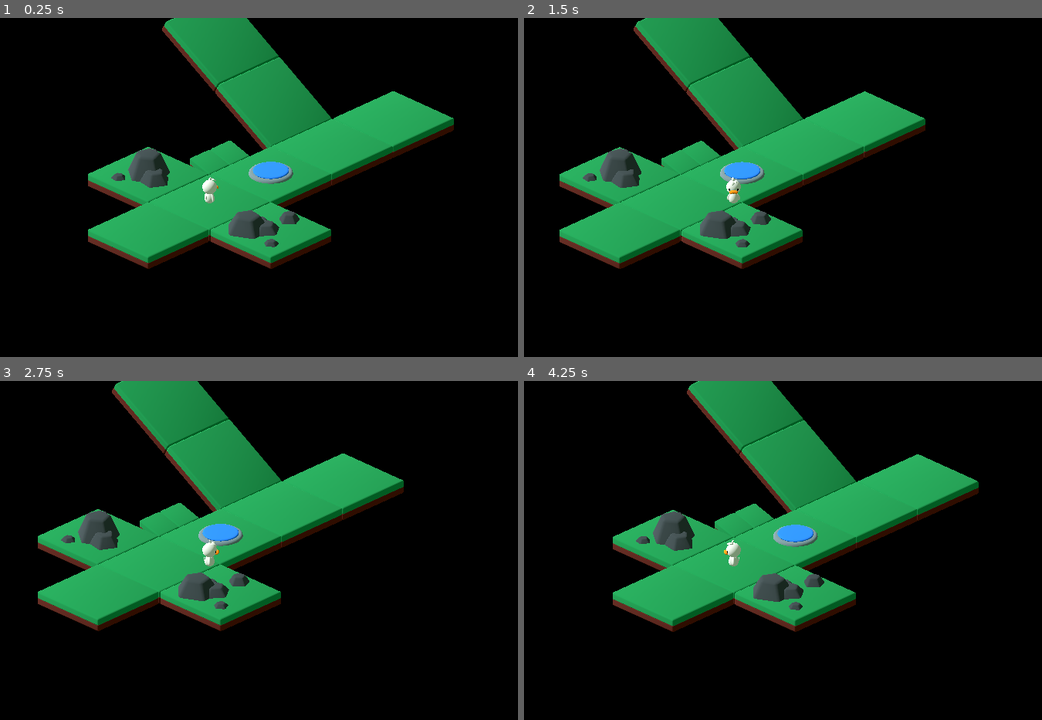
Above: before the commit, frames 1-4 (two rows, left to right).
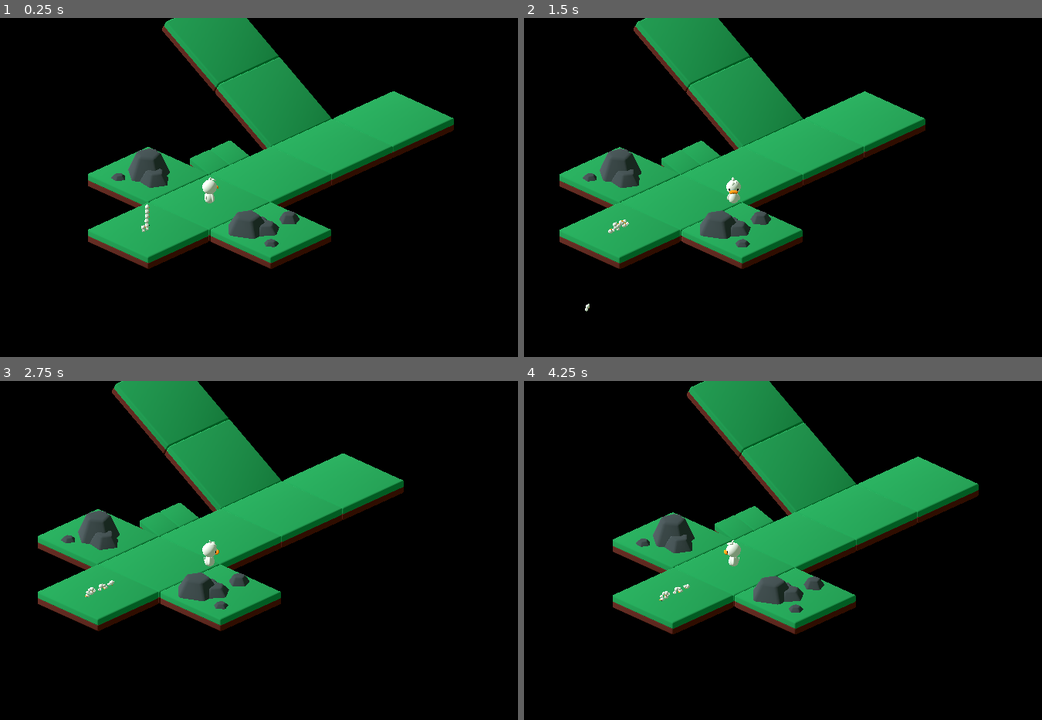
Above: after the commit, the same moments.

Repository: felipefcm/block-puzzle
Game: Godot game, scene res://levels/level_base.tscn
Same seed, same stepped clock (60 frames per second), same inputs: the game is played once before the commit and once after it.
Inputs:
- Up to frame 1 (0.25 s): no input
- Up to frame 2 (1.5 s): tap Enter at 0.5 s; hold Right (ui_right) 0.53-1.28 s; hold Down (ui_down) from 1.28 s (still down)
- Up to frame 3 (2.75 s): release Down (ui_down) at 2.03 s; hold Right (ui_right) from 2.03 s (still down)
- Up to frame 4 (4.25 s): release Right (ui_right) at 2.78 s; hold Up (ui_up) 2.78-3.53 s; hold Left (ui_left) from 3.53 s (still down); tap R (restart_level) at 4.15 s

The runs differ from the first frame. In frame 1, 0.5% of the frame differs, in the area x 18-87%, y 5-70%; in frame 2, 0.5%; in frame 3, 0.5%; in frame 4, 4.5%, in the area x 17-88%, y 0-75%.

Commit message:
added ducklings

Diff:
--- a/blocks/button.tscn
+++ b/blocks/button.tscn
@@ -5,15 +5,15 @@
 [sub_resource type="PhysicsMaterial" id="PhysicsMaterial_k4oqd"]
 
 [sub_resource type="CylinderShape3D" id="CylinderShape3D_ctxgp"]
-height = 0.0446637
-radius = 1.54016
+height = 0.314214
+radius = 1.33642
 
 [node name="Button" type="StaticBody3D"]
 transform = Transform3D(1, 0, 0, 0, 1, 0, 0, 0, 1, 0, 1, 0)
 physics_material_override = SubResource("PhysicsMaterial_k4oqd")
 
 [node name="CollisionShape3D" type="CollisionShape3D" parent="."]
-transform = Transform3D(1, 0, 0, 0, 1, 0, 0, 0, 1, 0, 0.0278237, 0)
+transform = Transform3D(1, 0, 0, 0, 1, 0, 0, 0, 1, 0, 0.174726, 0)
 shape = SubResource("CylinderShape3D_ctxgp")
 
 [node name="Mesh" type="MeshInstance3D" parent="."]
--- a/entities/duck.tscn
+++ b/entities/duck.tscn
@@ -14,11 +14,9 @@
 
 [node name="Duck" type="CharacterBody3D"]
 transform = Transform3D(1, 0, 0, 0, 1, 0, 0, 0, 1, 0, 1, 0)
-collision_layer = 3
 floor_max_angle = 1.0472
 floor_snap_length = 0.5
 script = ExtResource("1_xourh")
-metadata/_edit_group_ = true
 
 [node name="CollisionShape3D" type="CollisionShape3D" parent="."]
 transform = Transform3D(1, 0, 0, 0, 1, 0, 0, 0, 1, 0, 0.814065, 0)
--- /dev/null
+++ b/entities/duckling.tscn
@@ -0,0 +1,30 @@
+[gd_scene load_steps=5 format=3 uid="uid://bghpylwb5i3o5"]
+
+[ext_resource type="Script" path="res://scripts/duckling.gd" id="1_kgklh"]
+[ext_resource type="ArrayMesh" uid="uid://bg1jsc747s6ul" path="res://assets/kaykit-minigame/characer_duck.obj" id="2_nk07k"]
+[ext_resource type="ArrayMesh" uid="uid://bmd6f4lq8y1q4" path="res://assets/kaykit-minigame/characer_duckHead.obj" id="3_qgc8p"]
+
+[sub_resource type="SphereShape3D" id="SphereShape3D_203pw"]
+radius = 0.184
+
+[node name="Duckling" type="RigidBody3D"]
+mass = 0.12
+max_contacts_reported = 5
+contact_monitor = true
+script = ExtResource("1_kgklh")
+metadata/_edit_group_ = true
+
+[node name="CollisionShape3D" type="CollisionShape3D" parent="."]
+transform = Transform3D(1, 0, 0, 0, 1, 0, 0, 0, 1, 0, 0.183531, 0)
+shape = SubResource("SphereShape3D_203pw")
+
+[node name="Model" type="Node3D" parent="."]
+transform = Transform3D(-1.31134e-08, 0, 0.3, 0, 0.3, 0, -0.3, 0, -1.31134e-08, 0, 0, 0)
+
+[node name="CharacerDuck" type="MeshInstance3D" parent="Model"]
+mesh = ExtResource("2_nk07k")
+skeleton = NodePath("../..")
+
+[node name="CharacerDuckHead" type="MeshInstance3D" parent="Model"]
+mesh = ExtResource("3_qgc8p")
+skeleton = NodePath("../..")
--- /dev/null
+++ b/entities/duckling_group.tscn
@@ -0,0 +1,7 @@
+[gd_scene load_steps=2 format=3 uid="uid://br8damcxp4j72"]
+
+[ext_resource type="PackedScene" uid="uid://bghpylwb5i3o5" path="res://entities/duckling.tscn" id="1_g2704"]
+
+[node name="DucklingGroup" type="Node3D"]
+
+[node name="Duckling" parent="." instance=ExtResource("1_g2704")]
--- a/levels/level_base.tscn
+++ b/levels/level_base.tscn
@@ -5,18 +5,23 @@
 [ext_resource type="PackedScene" uid="uid://5itmebhfsafj" path="res://blocks/grass_floor.tscn" id="2_pl3b6"]
 [ext_resource type="PackedScene" uid="uid://8vu3v8t2l2py" path="res://blocks/rocks_a.tscn" id="3_gc56v"]
 [ext_resource type="PackedScene" uid="uid://c2wh74wne15p7" path="res://blocks/rocks_b.tscn" id="4_shir2"]
-[ext_resource type="PackedScene" uid="uid://buwfb0ty13ejl" path="res://blocks/button.tscn" id="6_wngbv"]
 [ext_resource type="PackedScene" uid="uid://yp3ad74b2lmu" path="res://blocks/slope_med.tscn" id="7_aeyki"]
+[ext_resource type="PackedScene" uid="uid://bghpylwb5i3o5" path="res://entities/duckling.tscn" id="7_h4e6s"]
 
 [node name="Level" type="Node3D"]
 script = ExtResource("1_tie8f")
 playerScene = ExtResource("1_112i5")
+ducklingScene = ExtResource("7_h4e6s")
 
 [node name="Sun" type="DirectionalLight3D" parent="."]
-transform = Transform3D(-0.707107, 0.5, -0.5, 3.09086e-08, 0.707107, 0.707107, 0.707107, 0.5, -0.5, 11, 8, -13)
+transform = Transform3D(-0.707107, 0.5, -0.5, 3.09086e-08, 0.707107, 0.707107, 0.707107, 0.5, -0.5, 1, 8, -13)
 light_energy = 2.5
 
 [node name="InitialPlayerPosition" type="Node3D" parent="."]
+transform = Transform3D(1, 0, 0, 0, 1, 0, 0, 0, 1, 0, 1.4, 0)
+
+[node name="DucklingSpawnPoint" type="Node3D" parent="."]
+transform = Transform3D(1, 0, 0, 0, 1, 0, 0, 0, 1, -6.13331, 1.26803, 0)
 
 [node name="Floor" type="Node3D" parent="."]
 
@@ -54,9 +59,6 @@
 [node name="RocksB" parent="Blocks" instance=ExtResource("4_shir2")]
 transform = Transform3D(1, 0, 0, 0, 1, 0, 0, 0, 1, 0, 1, -6)
 
-[node name="Button" parent="Blocks" instance=ExtResource("6_wngbv")]
-transform = Transform3D(1, 0, 0, 0, 1, 0, 0, 0, 1, 6, 1, 0)
-
 [node name="SlopeMed" parent="." instance=ExtResource("7_aeyki")]
 transform = Transform3D(-4.37114e-08, 0, -1, 0, 1, 0, 1, 0, -4.37114e-08, 4, 0, -4)
 
--- a/project.godot
+++ b/project.godot
@@ -13,9 +13,15 @@
 "class": &"Duck",
 "language": &"GDScript",
 "path": "res://scripts/duck.gd"
+}, {
+"base": "RigidBody3D",
+"class": &"Duckling",
+"language": &"GDScript",
+"path": "res://scripts/duckling.gd"
 }]
 _global_script_class_icons={
-"Duck": ""
+"Duck": "",
+"Duckling": ""
 }
 
 [application]
@@ -69,6 +75,11 @@
 "events": [Object(InputEventKey,"resource_local_to_scene":false,"resource_name":"","device":0,"window_id":0,"alt_pressed":false,"shift_pressed":false,"ctrl_pressed":false,"meta_pressed":false,"pressed":false,"keycode":0,"physical_keycode":82,"unicode":0,"echo":false,"script":null)
 ]
 }
+jump={
+"deadzone": 0.5,
+"events": [Object(InputEventKey,"resource_local_to_scene":false,"resource_name":"","device":0,"window_id":0,"alt_pressed":false,"shift_pressed":false,"ctrl_pressed":false,"meta_pressed":false,"pressed":false,"keycode":0,"physical_keycode":32,"unicode":0,"echo":false,"script":null)
+]
+}
 
 [physics]
 
--- a/scripts/duck.gd
+++ b/scripts/duck.gd
@@ -7,6 +7,7 @@
 
 func _ready():
 	pass
+
 
 func _physics_process(delta: float):
 	var input := Vector3(
@@ -27,3 +28,10 @@
 		velocity.y -= 75 * delta
 
 	move_and_slide()
+
+	for colIdx in range(get_slide_collision_count()):
+		var col := get_slide_collision(colIdx)
+		var body := col.get_collider() as Node3D
+
+		if(body is Duckling):
+			body.apply_central_impulse(col.get_remainder() * 10)
--- /dev/null
+++ b/scripts/duckling.gd
@@ -0,0 +1,10 @@
+class_name Duckling extends RigidBody3D
+
+var duck: Duck
+
+func _ready():
+	pass
+
+
+func _physics_process(delta: float):
+	pass
--- a/scripts/level.gd
+++ b/scripts/level.gd
@@ -3,10 +3,15 @@
 @export var playerScene: PackedScene
 @onready var initialPlayerPosition := $InitialPlayerPosition as Node3D
 
+@export var ducklingScene: PackedScene
+@onready var ducklingSpawnPoint = $DucklingSpawnPoint as Node3D
+
 var duck: Duck
+var ducklings: Array[Duckling]
 
 func _ready():
 	spawnPlayer()
+	spawnDucklings()
 
 
 func _process(delta: float):
@@ -15,11 +20,27 @@
 
 	if(duck.global_position.y <= -4.0): spawnPlayer()
 
+	for ducklingIdx in range(ducklings.size()):
+		var duckling = ducklings[ducklingIdx]
+		if(duckling.global_position.y <= -8.0):
+			duckling.queue_free()
+			ducklings.remove_at(ducklingIdx)
+
 
 func spawnPlayer():
 	if(duck != null): duck.queue_free()
 
 	duck = playerScene.instantiate() as Node3D
+
+	add_child(duck)
 	duck.global_position = initialPlayerPosition.global_position
 
-	add_child(duck)
+
+func spawnDucklings():
+	for x in range(7):
+		var duckling = ducklingScene.instantiate()
+		duckling.duck = duck
+
+		ducklings.push_back(duckling)
+		add_child(duckling)
+		duckling.global_position = ducklingSpawnPoint.global_position
